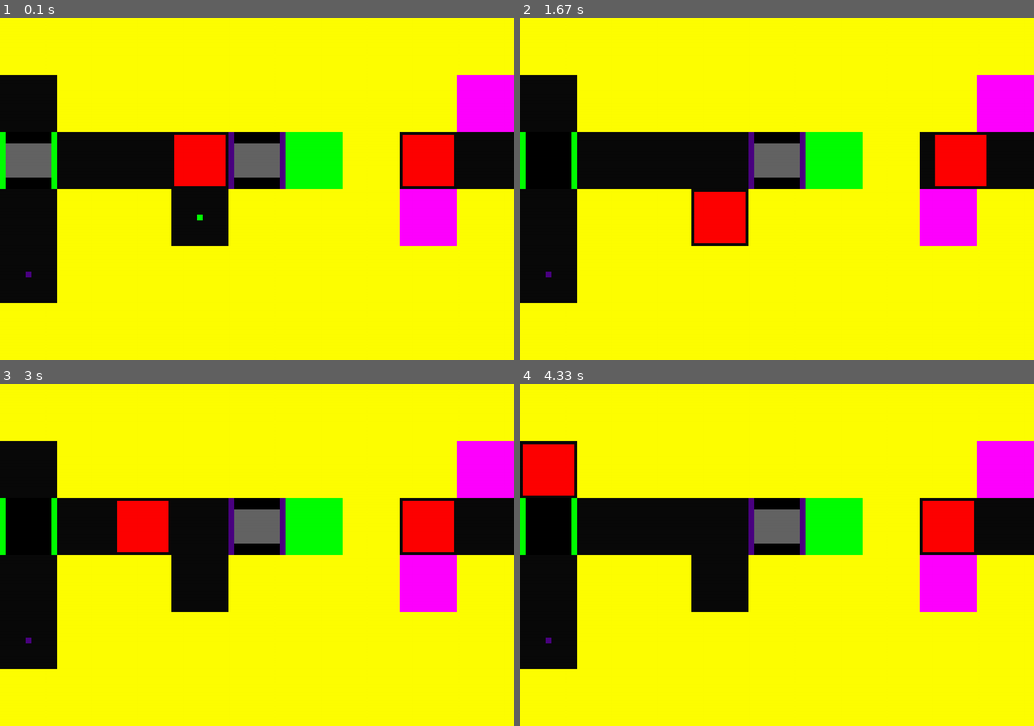
Above: before the commit, frames 1-4 (two rows, left to right).
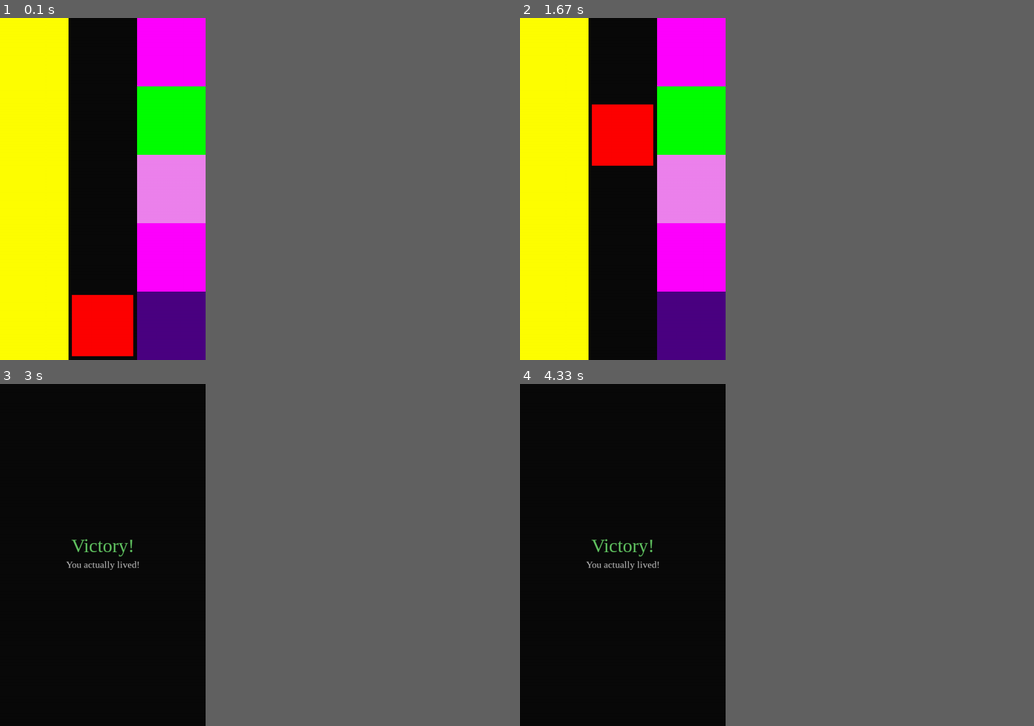
Above: after the commit, the same moments.

Repository: WingedSeal/mazegame
Game: pygame game, started from src/main.py
Two runs of this game, one before a commit and one after it. Both use one fixed random seed, a clock stepped at 60 frames per second and the inputs below.
Inputs:
- Up to frame 1 (0.1 s): no input
- Up to frame 2 (1.67 s): no input
- Up to frame 3 (3 s): tap Enter every 0.33 s from 1.83 to 2.83 s
- Up to frame 4 (4.33 s): tap Enter every 0.33 s from 3.17 to 4.17 s
In our replay, the window is 900x600 before the commit and 360x600 after it. These sizes can differ from the game's own. Grey fills any space a smaller window leaves; there, only what the larger window draws over its background counts as a difference.

The runs differ from the first frame. In frame 1, 45% of the frame differs, in the area x 0-100%, y 0-100%; in frame 2, 46%; in frame 3, 41%; in frame 4, 41%.

Commit message:
feat: add example2

Diff:
--- a/src/main.py
+++ b/src/main.py
@@ -2,21 +2,10 @@
 
 
 def script():
-    move(RIGHT)
-    move(DOWN)
-    move(LEFT)
-    move(UP)
-    for _ in range(3):
-        move(LEFT)
+    while get_color(RIGHT) != PURPLE:
+        move(UP)
     move(UP)
     move(RIGHT)
-    for _ in range(3):
-        move(DOWN)
-    move(LEFT)
-    for _ in range(2):
-        move(UP)
-    for _ in range(5):
-        move(RIGHT)
 
 
-run(script, EXAMPLE1)
+run(script, EXAMPLE2)
--- a/src/mazegame/api/const.py
+++ b/src/mazegame/api/const.py
@@ -1,10 +1,25 @@
-from ..map import Block, ColoredFloor, Enemy
+from ..map import (
+    Block,
+    ColoredBlock,
+    ColoredFloor,
+    Door,
+    DoorFrame,
+    Enemy,
+    Exit,
+    Key,
+    Spike,
+)
 from ..color import Color
 from ..direction import Direction
 
 RED = Color.RED
+ORANGE = Color.ORANGE
+YELLOW = Color.YELLOW
+GREEN = Color.GREEN
 BLUE = Color.BLUE
-GREEN = Color.GREEN
+DEEP_BLUE = Color.DEEP_BLUE
+PURPLE = Color.PURPLE
+
 LEFT = Direction.LEFT
 RIGHT = Direction.RIGHT
 DOWN = Direction.DOWN
@@ -14,18 +29,34 @@
 BLOCK = Block.__name__
 ENEMY = Enemy.__name__
 COLORED_FLOOR = ColoredFloor.__name__
+COLORED_BLOCK = ColoredBlock.__name__
+SPIKE = Spike.__name__
+EXIT = Exit.__name__
+DOOR = Door.__name__
+DOOR_FRAME = DoorFrame.__name__
+KEY = Key.__name__
+
 
 __all__ = [
     "RED",
+    "ORANGE",
+    "YELLOW",
+    "GREEN",
     "BLUE",
-    "GREEN",
+    "DEEP_BLUE",
+    "PURPLE",
     "LEFT",
     "RIGHT",
     "DOWN",
     "UP",
-    "DOWN",
     "HALT",
     "BLOCK",
     "ENEMY",
     "COLORED_FLOOR",
+    "COLORED_BLOCK",
+    "SPIKE",
+    "EXIT",
+    "DOOR",
+    "DOOR_FRAME",
+    "KEY",
 ]
--- a/src/mazegame/api/maps/__init__.py
+++ b/src/mazegame/api/maps/__init__.py
@@ -1,3 +1,3 @@
-from .test_map import TEST_MAP
 from .hard1 import HARD1
 from .example1 import EXAMPLE1
+from .example2 import EXAMPLE2
--- /dev/null
+++ b/src/mazegame/api/maps/example2.py
@@ -0,0 +1,55 @@
+from ...direction import Direction
+from ...color import Color
+from ...map import ColoredBlock, Door, Enemy, Exit, Key, Map, Block, Player, Spike
+
+KEY1 = Key(Color.DEEP_BLUE)
+KEY2 = Key(Color.GREEN)
+DOOR1 = Door(Color.DEEP_BLUE)
+DOOR2 = Door(Color.GREEN)
+# fmt: off
+EXAMPLE2_1 = Map(
+    [
+        [Block(), None,     Spike()],
+        [Block(), None,     Spike()],
+        [Block(), None,     Spike()],
+        [Block(), None,     Exit()],
+        [Block(), Player(), ColoredBlock(Color.PURPLE)]
+    ]
+)
+EXAMPLE2_2 = Map(
+    [
+        [Block(), None,     Spike()],
+        [Block(), None,     Spike()],
+        [Block(), None,     Exit()],
+        [Block(), None,     ColoredBlock(Color.PURPLE)],
+        [Block(), Player(), Spike()]
+    ]
+)
+EXAMPLE2_3 = Map(
+    [
+        [Block(), None,     Spike()],
+        [Block(), None,     Exit()],
+        [Block(), None,     ColoredBlock(Color.PURPLE)],
+        [Block(), None,     Spike()],
+        [Block(), Player(), ColoredBlock(Color.DEEP_BLUE)]
+    ]
+)
+EXAMPLE2_4 = Map(
+    [
+        [Block(), None,     Exit()],
+        [Block(), None,     ColoredBlock(Color.PURPLE)],
+        [Block(), None,     ColoredBlock(Color.DEEP_BLUE)],
+        [Block(), None,     Spike()],
+        [Block(), Player(), Spike()]
+    ]
+)
+# fmt: on
+
+EXAMPLE2 = [EXAMPLE2_1, EXAMPLE2_2, EXAMPLE2_3, EXAMPLE2_4]
+
+
+# def script():
+#     while get_color(RIGHT) != PURPLE:
+#         move(UP)
+#     move(UP)
+#     move(RIGHT)
--- a/src/mazegame/api/maps/test_map.py
+++ /dev/null
@@ -1,22 +0,0 @@
-from ...direction import Direction
-from ...color import Color
-from ...map import ColoredFloor, Enemy, Map, Block, Player
-
-
-ENEMY = Enemy(
-    [
-        Direction.RIGHT,
-        Direction.RIGHT,
-        Direction.LEFT,
-        Direction.LEFT,
-    ],
-    chance_to_move=0.5,
-)
-
-TEST_MAP = Map(
-    [
-        [ENEMY, None, None, None, Block(), None, Block()],
-        [None, None, None, None, Block(), None, Block()],
-        [None, None, None, ColoredFloor(Color.BLUE), Player(), None, Player()],
-    ]
-)
--- a/src/mazegame/map.py
+++ b/src/mazegame/map.py
@@ -306,6 +306,7 @@
                     "It wasn't even moving.",
                     "Dying isn't good for your health.",
                     "Consider not doing that.",
+                    "That's the spike!",
                 ]
             ),
         )
